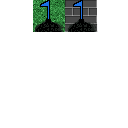
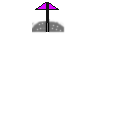
Layer changes from the first w=128, h=128 image to the second:
removed layer "flag_grass" over [66,0,98,32]
renamed "flag_brick" to "flag", painted on it over [32,0,65,33]
removed layer "brick" over [65,0,97,32]
removed layer "grass" over [33,0,65,32]
